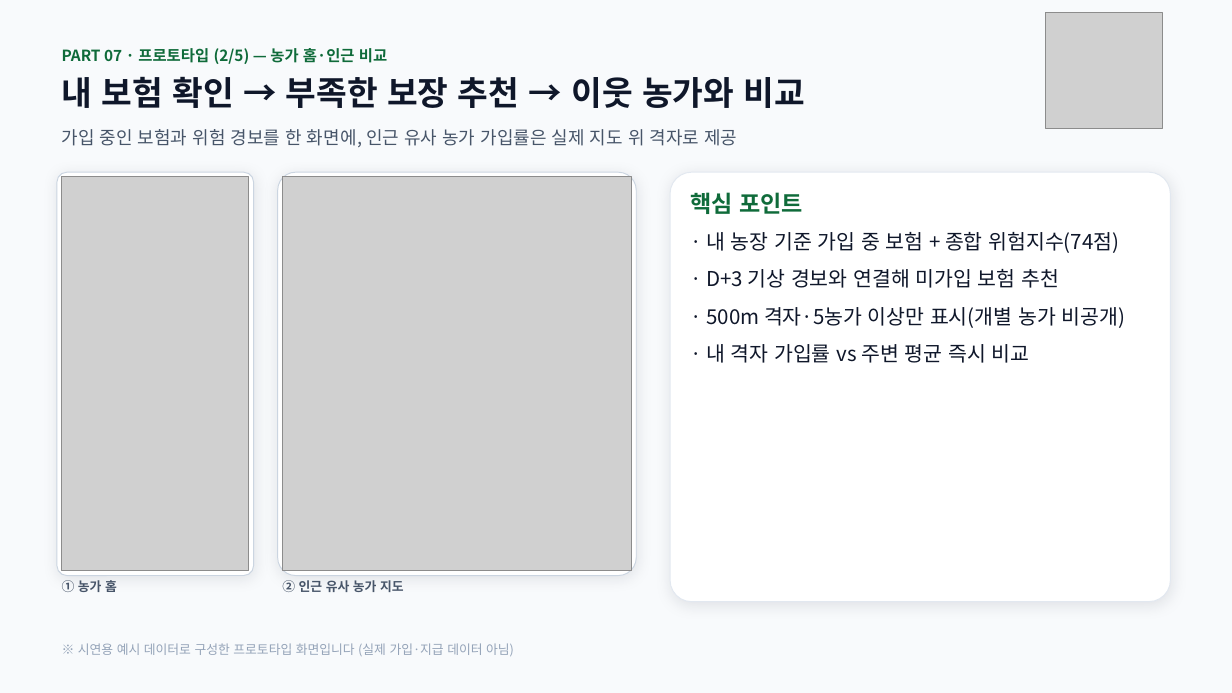
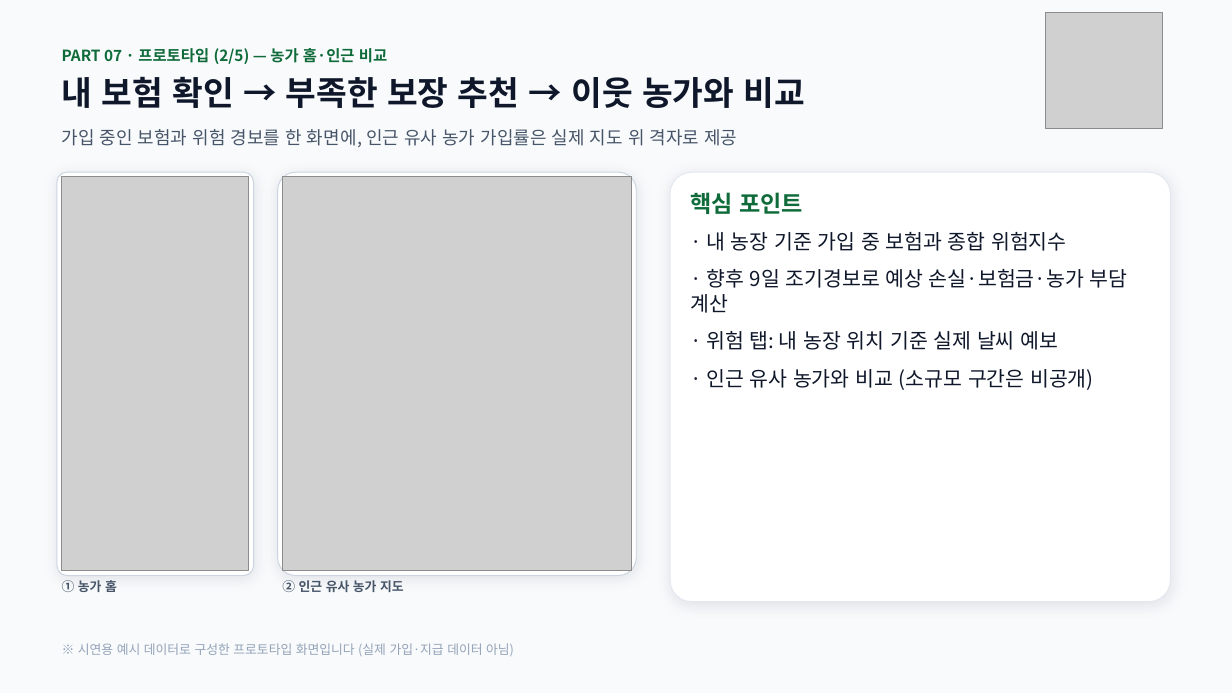
Before and after one commit to yurimingly/policy-insurance, a slide deck: slide 2 of prototype_5slides.pptx. Drawn at 1232x693 pixels with LibreOffice and Linux fonts; fonts in the diff are those of the drawing; grey boxes stand for pictures. Boxes give left, top, right and bottom in pixels: in the first picture for what was removed or moved away, otherwise in the second. Text is boxed around its words. In the diff, an @@ line names an element or a change of style, - is before the commit and + after.

```diff
--- a/prototype_5slides.pptx
+++ b/prototype_5slides.pptx
@@ text at (x1=690, y1=232, x2=1128, y2=390): text changed @@
-· 내 농장 기준 가입 중 보험 + 종합 위험지수(74점)
-· D+3 기상 경보와 연결해 미가입 보험 추천
-· 500m 격자·5농가 이상만 표시(개별 농가 비공개)
-· 내 격자 가입률 vs 주변 평균 즉시 비교
+· 내 농장 기준 가입 중 보험과 종합 위험지수
+· 향후 9일 조기경보로 예상 손실·보험금·농가 부담 계산
+· 위험 탭: 내 농장 위치 기준 실제 날씨 예보
+· 인근 유사 농가와 비교 (소규모 구간은 비공개)
```
Also in this commit, not shown: 3 other slides changed.
